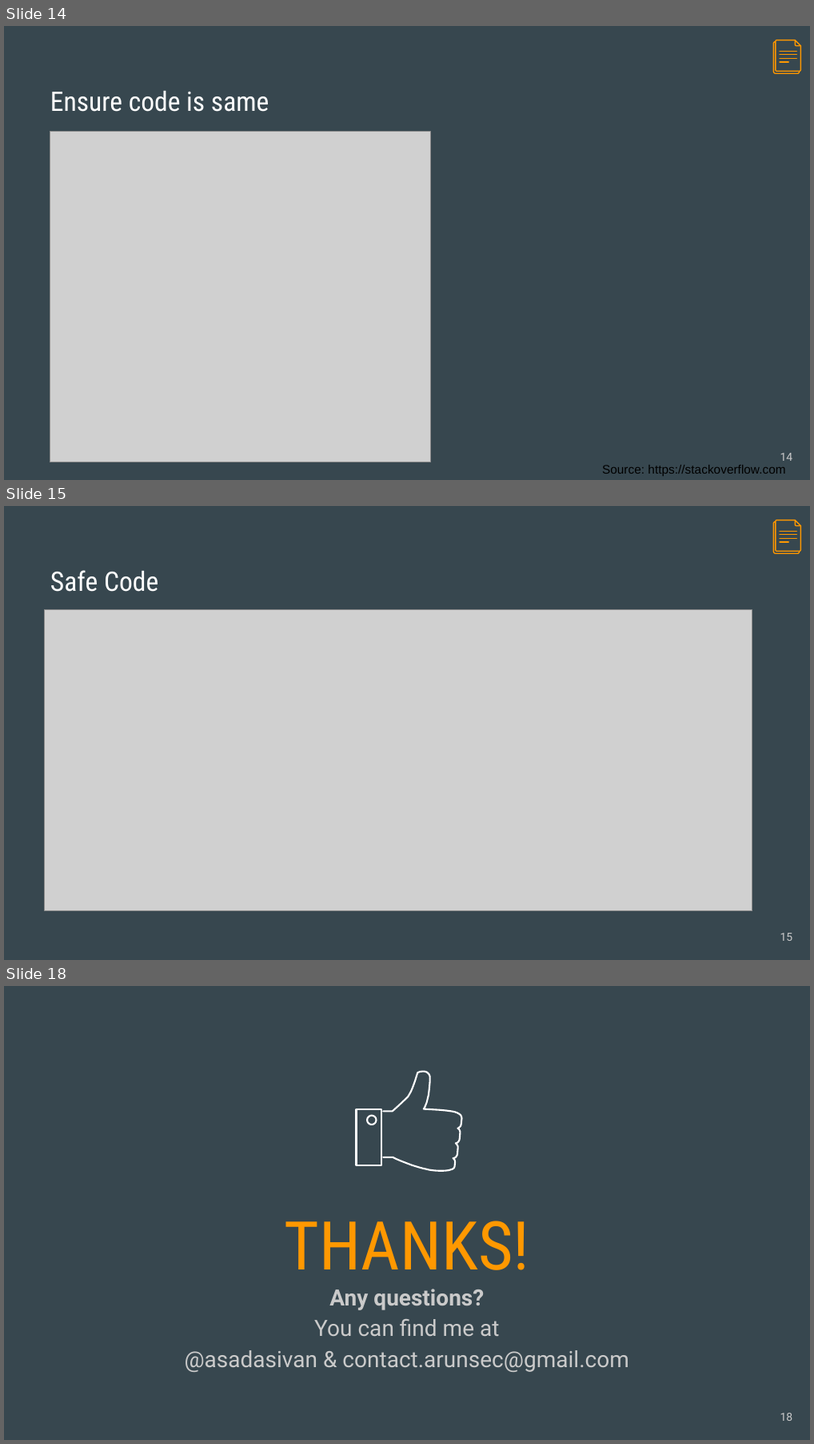
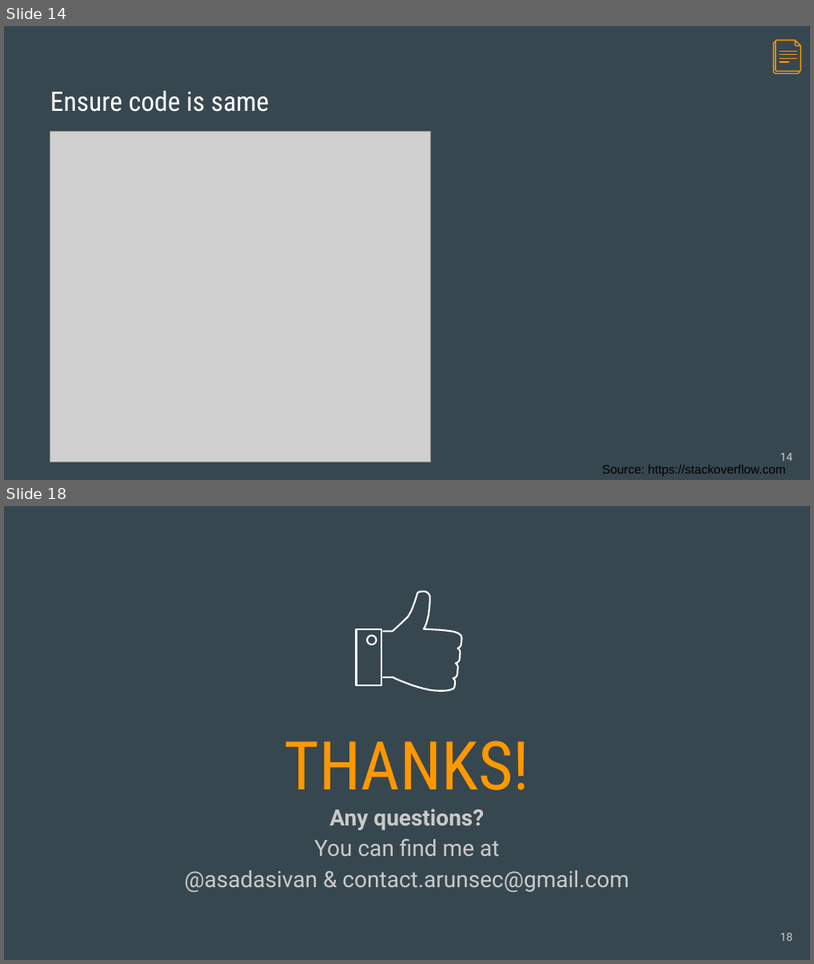
Before and after one commit to asadasivan/lascon_nft_ctf, a slide deck: docs/Lascon2022_badgegame.pptx. Shown one above the other, each under a label of ours: slides 14, 15 and 18 before the commit, slides 14 and 18 after it; the slides between them are not shown. The pictures are 814x1444 and 814x964 pixels, drawn with LibreOffice and Linux fonts; fonts in the diff are those of the drawing; grey boxes stand for pictures. Boxes give left, top, right and bottom in pixels: in the first picture for what was removed or moved away, otherwise in the second. Text is boxed around its words. In the diff, an @@ line names an element or a change of style, - is before the commit and + after.

```diff
--- a/docs/Lascon2022_badgegame.pptx
+++ b/docs/Lascon2022_badgegame.pptx
@@ slide 15 removed at bbox=[4, 506, 810, 960], background #37474F @@
@@ group removed at bbox=[774, 520, 802, 553]: 7 freeform shapes @@
@@ title removed at bbox=[50, 570, 158, 592] @@
-Safe Code
@@ picture removed at bbox=[44, 610, 752, 911] @@
@@ page number removed at bbox=[781, 932, 794, 940] @@
-15
```
Also in this commit, not shown: 7 slides changed, 2 slides added, 1 other slide removed.
